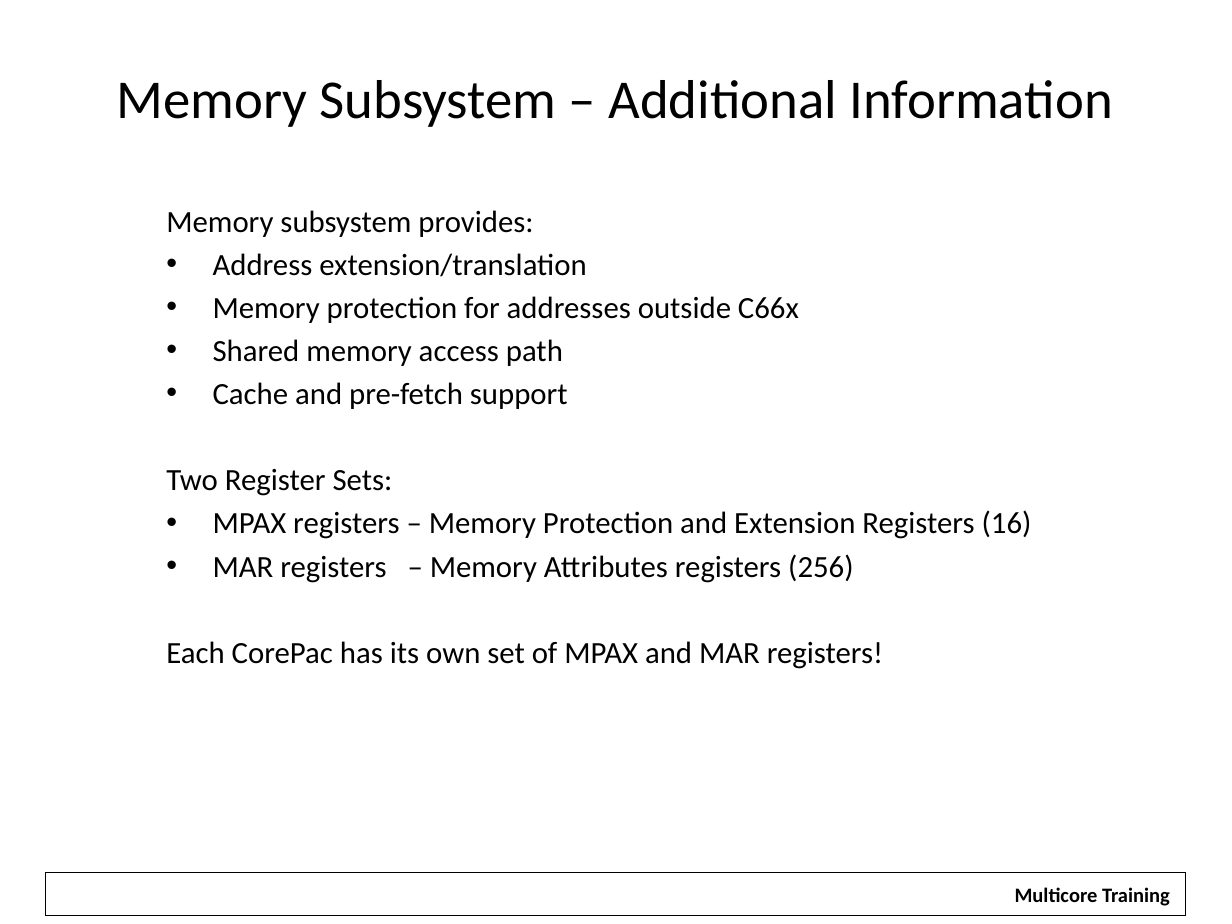
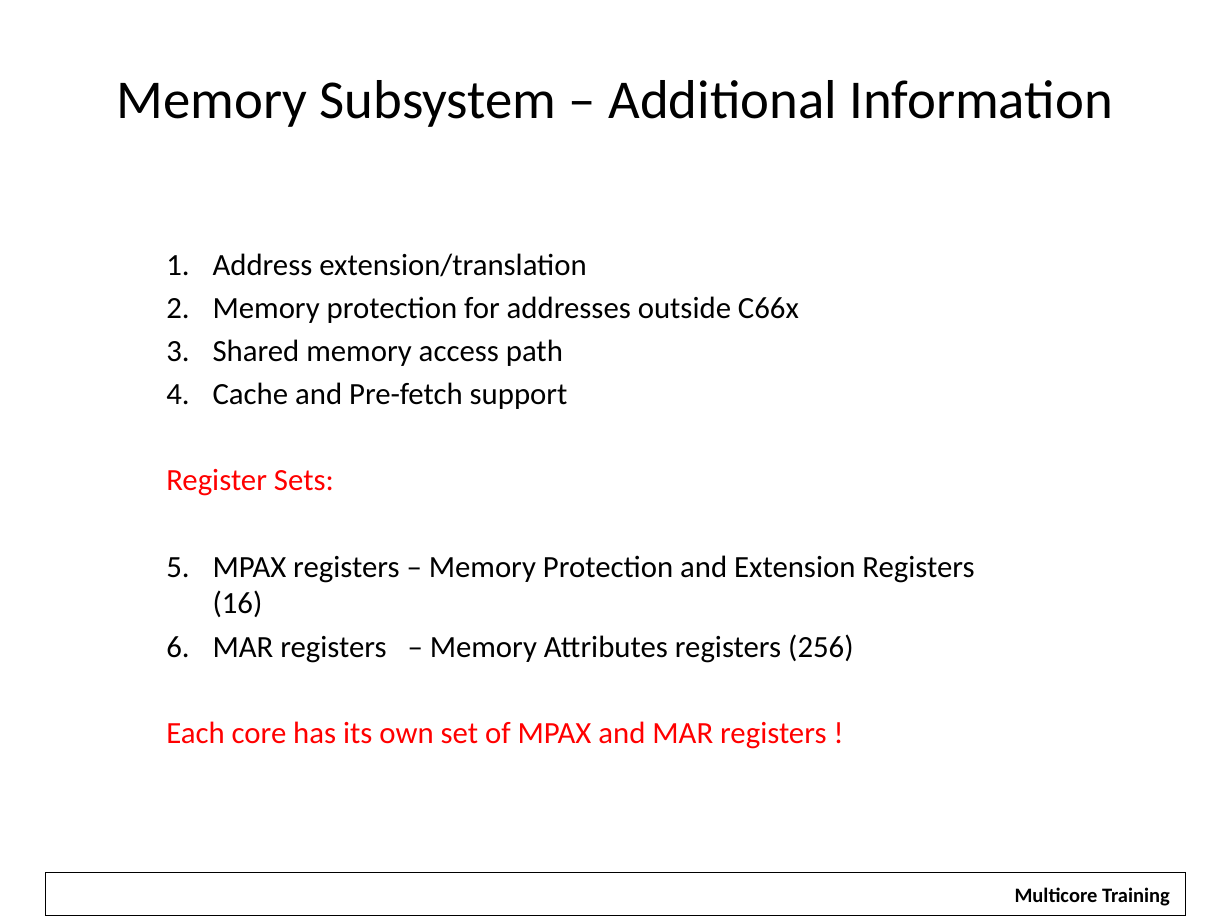
Before and after one commit to hari1989/keystone-workshop, a slide deck: slide 24 of slides/KeyStone Overview.pptx (slide 21 before the commit). Drawn at 1232x924 pixels with LibreOffice and Linux fonts; fonts in the diff are those of the drawing; background and template pictures are left out. Boxes give left, top, right and bottom in pixels: in the first picture for what was removed or moved away, otherwise in the second. Text is boxed around its words. In the diff, an @@ line names an element or a change of style, - is before the commit and + after.

```diff
--- a/slides/KeyStone Overview.pptx
+++ b/slides/KeyStone Overview.pptx
@@ subtitle at (x1=166, y1=210, x2=533, y2=237): paragraph removed @@
-Memory subsystem provides:
@@ subtitle at (x1=213, y1=253, x2=974, y2=663): bullet • to 1. @@
@@ subtitle at (x1=166, y1=382, x2=568, y2=496): text changed @@
-• Cache and pre-fetch support
-Two Register Sets:
+4. Cache and Pre-fetch support
+Register Sets:
@@ subtitle at (x1=166, y1=721, x2=826, y2=749): text changed; text colour #000000 to #FF0000 @@
-Each CorePac has its own set of MPAX and MAR registers!
+Each core has its own set of MPAX and MAR registers !
```
Also in this commit, not shown: 20 other slides changed, 2 slides added, 1 slide removed, 1 other file.
